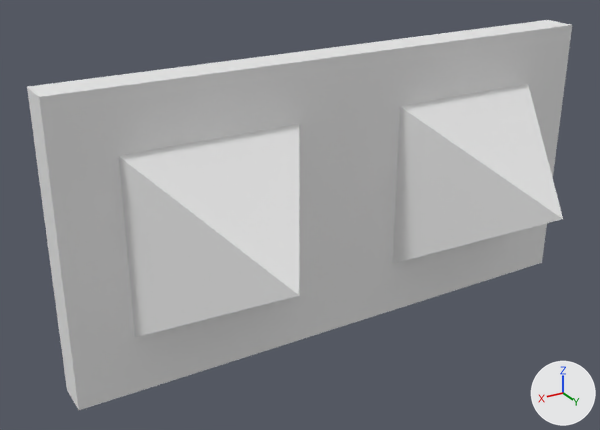
Before and after pictures for a commit that changed the OBJ model CliffyJump/Assets/Models/Obstacles/WallSpikeShort.obj.
Rendered twice from a 50 mm camera at (1.21, 1.052, 1.264) aimed at (0.181, -0.662, 0.407). The axes (+X, +Y, +Z) are drawn at lower right. The lights are the same throughout. Where no turn or scale is listed for an object, it has been applied to the vertices.

Before the edit, the objects in view are built like this:
```python
mat_material = principled_material('Material')
mat_material.base_color = (0.8, 0.8, 0.8)  # white #e7e7e7
mat_material.roughness = 1.0
me_base = bpy.data.meshes.new('Base')
me_base.from_pydata(...)  # a box spanning x -0.8..0.8, y -0.8..-0.7, z 0.0..0.8
me_base.materials.append(mat_material)  # white #e7e7e7
me_spike1 = bpy.data.meshes.new('Spike1')
me_spike1.from_pydata([(0.4, -0.3, 0.4), (0.64, -0.7, 0.64), (0.64, -0.7, 0.16), (0.16, -0.7, 0.64), (0.16, -0.7, 0.16)], [], [(0, 3, 1), (2, 1, 3, 4), (4, 3, 0), (0, 2, 4), (0, 1, 2)])
me_spike1.materials.append(mat_material)  # white #e7e7e7
me_spike1_001 = bpy.data.meshes.new('Spike1.001')
me_spike1_001.from_pydata([(-0.4, -0.3, 0.4), (-0.16, -0.7, 0.64), (-0.16, -0.7, 0.16), (-0.64, -0.7, 0.64), (-0.64, -0.7, 0.16)], [], [(0, 3, 1), (2, 1, 3, 4), (4, 3, 0), (0, 2, 4), (0, 1, 2)])
me_spike1_001.materials.append(mat_material)  # white #e7e7e7
ob_base = bpy.data.objects.new('Base', me_base)
ob_base.location = (0.0, 0.0, 0.0)
ob_spike1 = bpy.data.objects.new('Spike1', me_spike1)
ob_spike1.location = (0.0, 0.0, 0.0)
ob_spike1_001 = bpy.data.objects.new('Spike1.001', me_spike1_001)
ob_spike1_001.location = (0.0, 0.0, 0.0)
```
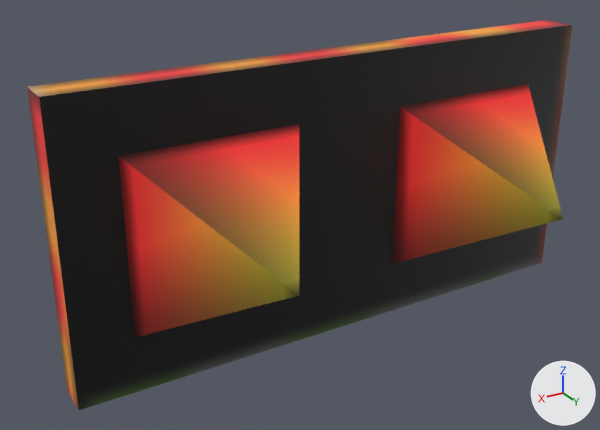
Boxes (x1, y1, x2, y2) around the edits, measured in the pictures (600 x 430 px):
'Base', surface changed (grey to black)
    both: (27, 20, 572, 410)
'Spike1', surface changed
    both: (119, 124, 299, 337)
'Spike1.001', surface changed
    both: (392, 84, 563, 264)

What changed in the scene script:
```text
Add img_obstacles_png:
    img_obstacles_png = load_image('Obstacles.png', '../../Images/Obstacles.png', 64, 128, 'sRGB')
Change mat_material:
    remove mat_material.base_color = (0.8, 0.8, 0.8)  # white #e7e7e7
    mat_material.roughness: 1.0 -> 0.5
    add mat_material.texture = img_obstacles_png
Change me_spike1:
    where me_spike1.from_pydata(...)  # 5 vertices, 5 faces; spans x 0.16..0.64, y -0.7..-0.3, z 0.16..0.64
    used by ob_spike1; location = (0.0, 0.0, 0.0)
    me_spike1 part 1: texture (UV) coordinates of 5 of 5 faces, centred in x 0.24..0.56, y -0.7..-0.567, z 0.24..0.56, changed; they spanned u 0.12..0.88, v 0.0..1.0 and now span u 0.0..1.0, v 0.25..0.92
Change me_spike1_001:
    where me_spike1_001.from_pydata(...)  # 5 vertices, 5 faces; spans x -0.64..-0.16, y -0.7..-0.3, z 0.16..0.64
    used by ob_spike1_001; location = (0.0, 0.0, 0.0)
    me_spike1_001 part 2: texture (UV) coordinates of 5 of 5 faces, centred in x -0.56..-0.24, y -0.7..-0.567, z 0.24..0.56, changed; they spanned u 0.12..0.88, v 0.0..1.0 and now span u 0.0..1.0, v 0.25..0.92
```
